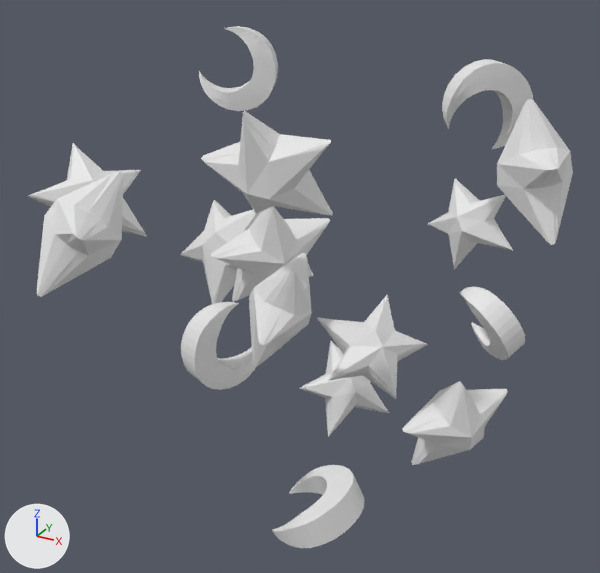
Renders of the OBJ model public/3D/Boba.obj from each side of a commit.
The view is the same before and after, from a 50 mm camera at (4.73, -9.2, 7.92) aimed at (-0.24, -0.16, 3.4). The axes (+X, +Y, +Z) are drawn at lower left. The lights are the same throughout. Where no turn or scale is listed for an object, it has been applied to the vertices.

Names of what the first picture shows: 'Boba'.
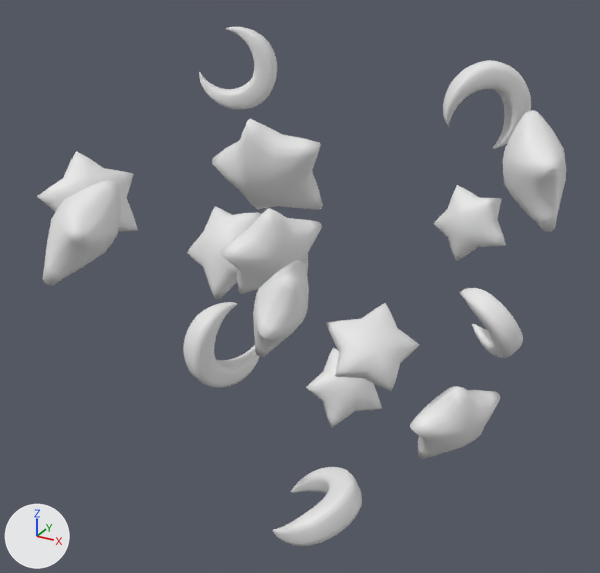
Where the change shows, as pixel boxes [x1, y1, x2, y2] in the pictures (600 x 573 px):
'Boba', reshaped: before [28, 26, 573, 548]; after [37, 27, 566, 546]
part 1 of me_boba, rebuilt (17% narrower, 16% shorter): before [497, 99, 573, 245]; after [503, 110, 566, 232]
part 2 of me_boba, rebuilt (15% narrower, 16% shorter): before [299, 341, 389, 437]; after [306, 348, 382, 428]
part 3 of me_boba, rebuilt (15% narrower, 16% shorter): before [317, 294, 427, 399]; after [326, 303, 419, 391]
part 4 of me_boba, rebuilt (10% narrower, 10% shorter): before [180, 200, 262, 304]; after [187, 207, 261, 300]
part 5 of me_boba, rebuilt (8% narrower, 15% shorter): before [37, 172, 123, 297]; after [42, 180, 121, 286]
part 6 of me_boba, rebuilt (14% narrower, 16% shorter): before [428, 178, 513, 269]; after [433, 185, 506, 261]
part 7 of me_boba, rebuilt (15% narrower, 12% shorter): before [402, 382, 508, 465]; after [410, 386, 500, 459]
part 8 of me_boba, rebuilt (16% narrower, 12% shorter): before [201, 111, 333, 215]; after [212, 119, 323, 210]
part 9 of me_boba, rebuilt (14% narrower, 10% shorter): before [211, 206, 330, 302]; after [220, 208, 322, 294]
part 10 of me_boba, rebuilt (15% narrower, 15% shorter): before [28, 143, 147, 237]; after [37, 151, 138, 231]
part 11 of me_boba, rebuilt (11% narrower, 15% shorter): before [249, 253, 312, 367]; after [253, 260, 309, 357]
part 12 of me_boba, built on: before [272, 465, 365, 548]; after [273, 467, 362, 546]
part 13 of me_boba, built on: before [442, 59, 533, 149]; after [443, 60, 531, 149]
part 14 of me_boba, built on: before [181, 302, 256, 390]; after [183, 302, 260, 388]
part 15 of me_boba, built on: before [199, 26, 278, 111]; after [199, 27, 277, 110]
part 16 of me_boba, built on: before [460, 287, 525, 360]; after [460, 288, 523, 358]

The change in detail:
me_boba is used by ob_boba; location (0.0, 0.0, 0.0).
me_boba had 1504 vertices, 1526 faces and spanned x -3.48..3.07, y -3.41..3.0, z 0.08..6.47.
me_boba now has 6028 vertices, 5996 faces and spans x -3.38..3.03, y -3.29..2.94, z 0.2..6.47.
me_boba part 1: the loose piece of 44 vertices spanning x 2.21..3.07, y -0.71..0.68, z 4.69..6.17 is rebuilt with 178 vertices and now spans x 2.25..3.03, y -0.6..0.58, z 4.81..6.04.
me_boba part 2: the loose piece of 44 vertices spanning x -1.06..0.25, y 1.24..2.49, z 0.08..1.47 is rebuilt with 178 vertices and now spans x -0.98..0.14, y 1.32..2.4, z 0.2..1.37.
me_boba part 3: the loose piece of 44 vertices spanning x -0.24..1.22, y -0.2..1.22, z 1.83..2.92 is rebuilt with 178 vertices and now spans x -0.11..1.13, y -0.1..1.1, z 1.9..2.85.
me_boba part 4: the loose piece of 44 vertices spanning x -3.48..-1.57, y 0.85..1.98, z 2.12..3.74 is rebuilt with 178 vertices and now spans x -3.3..-1.71, y 0.92..1.93, z 2.26..3.63.
me_boba part 5: the loose piece of 44 vertices spanning x -2.24..-1.06, y -3.41..-1.95, z 4.22..5.45 is rebuilt with 178 vertices and now spans x -2.15..-1.12, y -3.29..-2.06, z 4.31..5.35.
me_boba part 6: the loose piece of 44 vertices spanning x 0.49..1.93, y 2.23..3.0, z 2.95..4.33 is rebuilt with 178 vertices and now spans x 0.6..1.81, y 2.3..2.94, z 3.08..4.23.
me_boba part 7: the loose piece of 44 vertices spanning x 1.5..2.54, y -0.67..0.69, z 1.13..2.62 is rebuilt with 178 vertices and now spans x 1.56..2.48, y -0.57..0.59, z 1.26..2.51.
me_boba part 8: the loose piece of 44 vertices spanning x -0.59..0.97, y -2.04..-1.13, z 4.78..6.15 is rebuilt with 178 vertices and now spans x -0.47..0.83, y -2.0..-1.18, z 4.88..6.05.
me_boba part 9: the loose piece of 44 vertices spanning x -1.34..-0.17, y -0.75..0.79, z 2.95..4.59 is rebuilt with 178 vertices and now spans x -1.27..-0.24, y -0.64..0.66, z 3.09..4.46.
me_boba part 10: the loose piece of 44 vertices spanning x -3.44..-2.27, y -1.78..-0.41, z 3.86..5.2 is rebuilt with 178 vertices and now spans x -3.38..-2.36, y -1.68..-0.52, z 3.96..5.1.
me_boba part 11: the loose piece of 44 vertices spanning x -0.27..0.53, y -2.06..-0.62, z 2.89..4.29 is rebuilt with 178 vertices and now spans x -0.2..0.49, y -1.95..-0.74, z 3.03..4.19.
me_boba part 12: 153 vertices removed from x 0.19..1.35, y -2.14..-0.89, z 0.82..1.48; 763 vertices added at x 0.21..1.31, y -2.13..-0.9, z 0.82..1.45.
me_boba part 13: 2 vertices moved within x 1.65..1.69, y 2.19..2.2, z 5.08..5.13; 144 vertices removed from x 0.91..2.03, y 1.61..2.61, z 4.99..6.2; 754 vertices added at x 0.93..2.0, y 1.63..2.58, z 5.0..6.2.
me_boba part 14: 145 vertices removed from x -1.65..-0.92, y -1.18..0.0, z 1.84..3.07; 755 vertices added at x -1.62..-0.92, y -1.15..-0.01, z 1.85..3.07.
me_boba part 15: 1 vertex moved within x -2.51, y 1.72, z 6.45; 141 vertices removed from x -2.98..-1.79, y 1.49..2.24, z 5.23..6.47; 751 vertices added at x -2.97..-1.82, y 1.5..2.21, z 5.24..6.47.
me_boba part 16: 4 vertices moved within x 2.11..2.56, y -0.57..-0.26, z 3.3..4.0; 129 vertices removed from x 2.09..2.93, y -0.98..-0.22, z 3.22..4.14; 739 vertices added at x 2.09..2.9, y -0.95..-0.23, z 3.24..4.12.
me_boba part 17: the surface is now shaded smooth.
